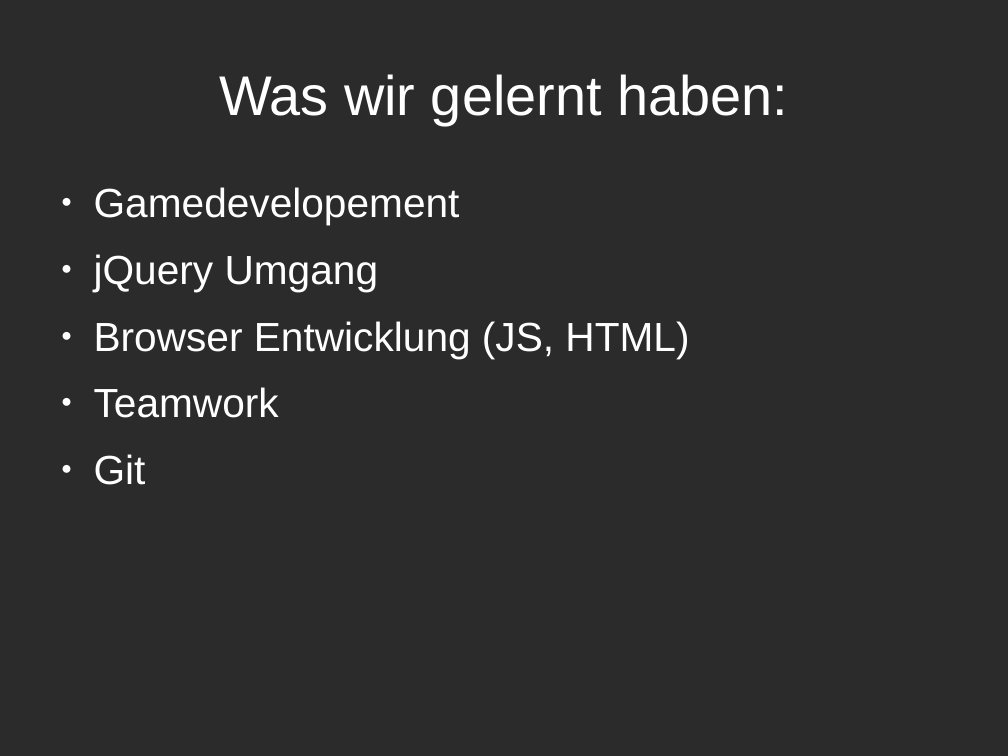
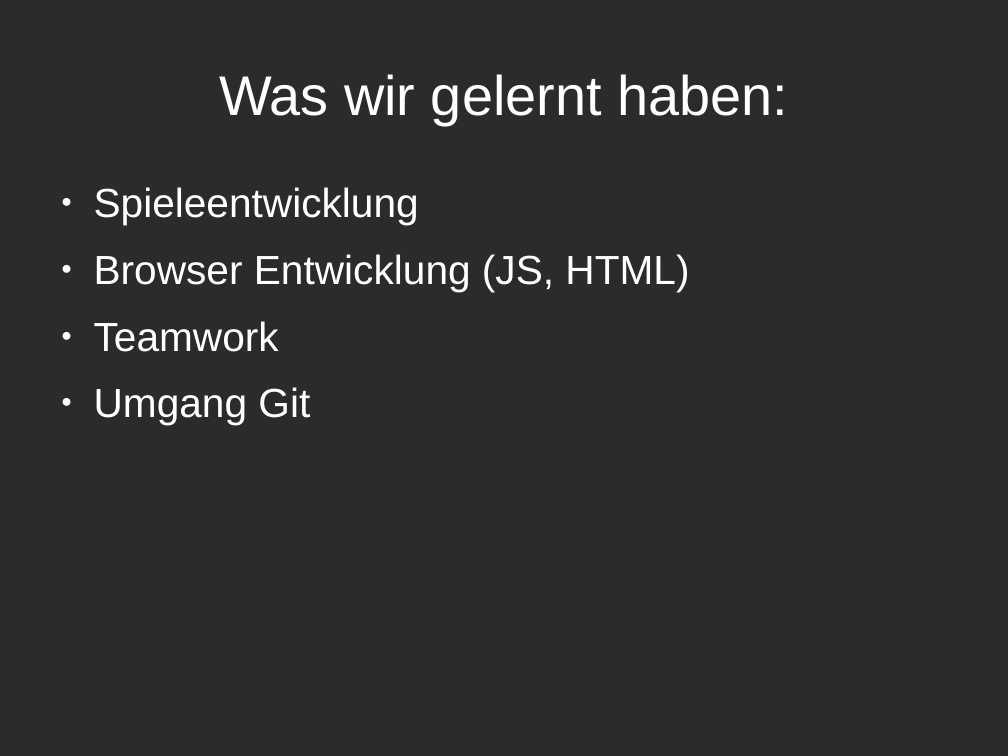
Before and after one commit to Jugendhackt/admin.io, a slide deck: slide 9 of presentation/JugendHacktPraesentation.odp. Drawn at 1008x756 pixels with LibreOffice and Linux fonts; fonts in the diff are those of the drawing; background and template pictures are left out; a plain dark background stands for a picture behind light text. Boxes give left, top, right and bottom in pixels: in the first picture for what was removed or moved away, otherwise in the second. Text is boxed around its words. In the diff, an @@ line names an element or a change of style, - is before the commit and + after.

```diff
--- a/presentation/JugendHacktPraesentation.odp
+++ b/presentation/JugendHacktPraesentation.odp
@@ text at [94,187,419,225]: text changed @@
-● Gamedevelopement
-● jQuery Umgang
+● Spieleentwicklung
@@ text at [94,387,310,425]: text changed @@
-● Git
+● Umgang Git
```
Also in this commit, not shown: 5 other slides changed.
